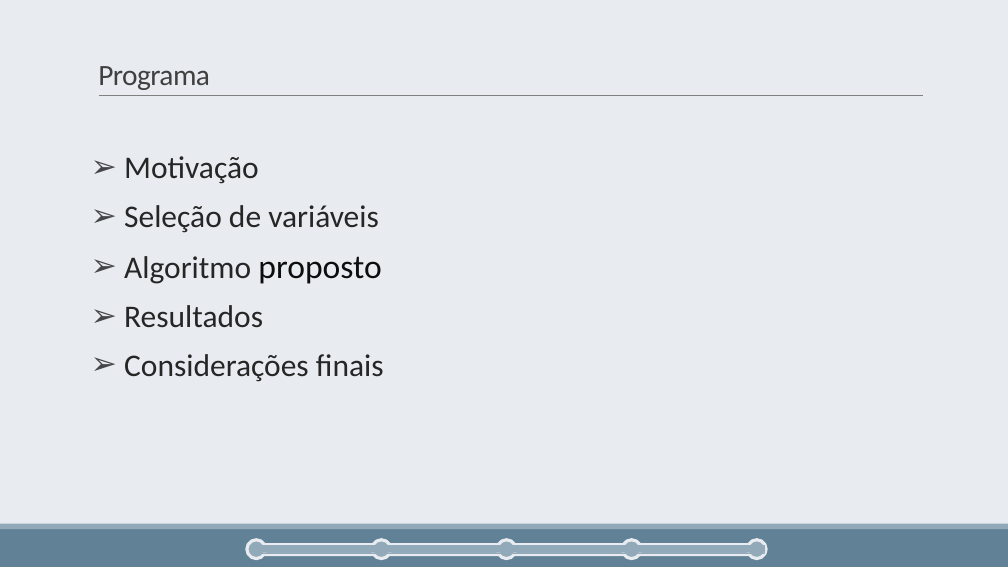
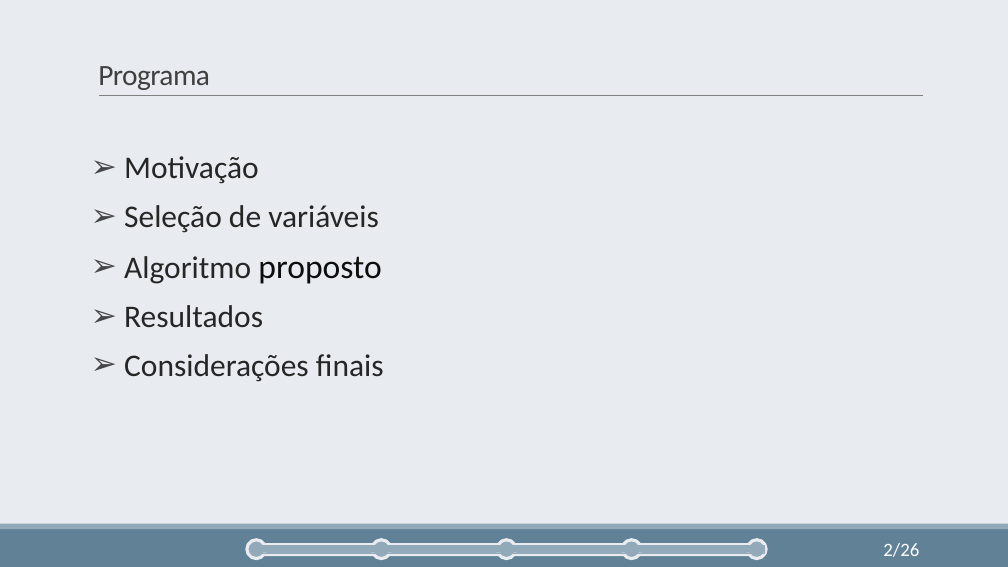
Before and after one commit to cmbhjv/TCC-Latex, a slide deck: slide 2 of TCC-Pres/Seleção Incremental de Variáveis utilizando Preditores Lineares e.pptx. Drawn at 1008x567 pixels with LibreOffice and Linux fonts; fonts in the diff are those of the drawing. Boxes give left, top, right and bottom in pixels: in the first picture for what was removed or moved away, otherwise in the second. Text is boxed around its words. In the diff, an @@ line names an element or a change of style, - is before the commit and + after.

```diff
--- a/TCC-Pres/Seleção Incremental de Variáveis utilizando Preditores Lineares e.pptx
+++ b/TCC-Pres/Seleção Incremental de Variáveis utilizando Preditores Lineares e.pptx
@@ page number added at <box>883,543,919,557</box>, 18 pt, text #FFFFFF @@
+2/26
```
Also in this commit, not shown: 2 other slides changed, 10 slides added, 2 slides removed.
